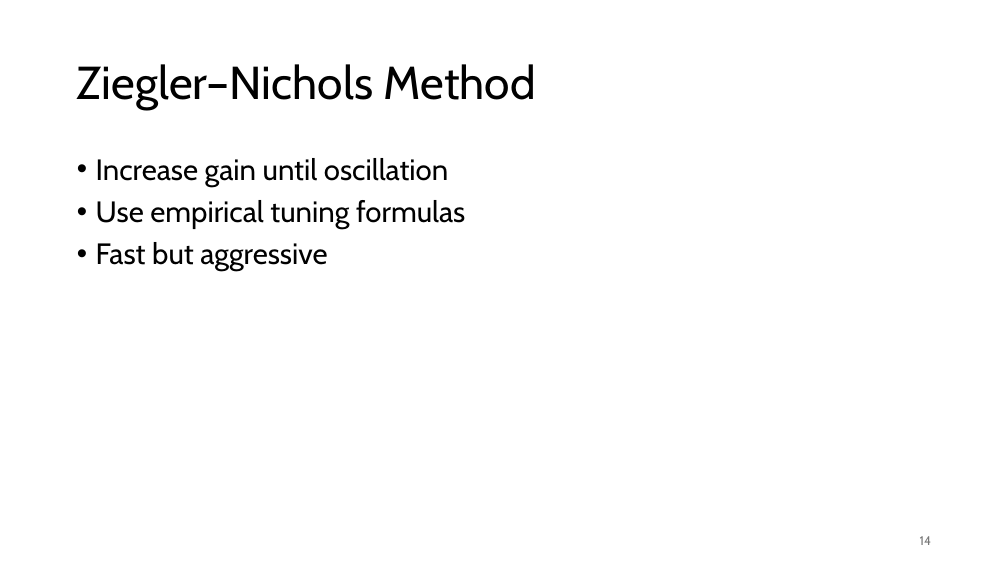
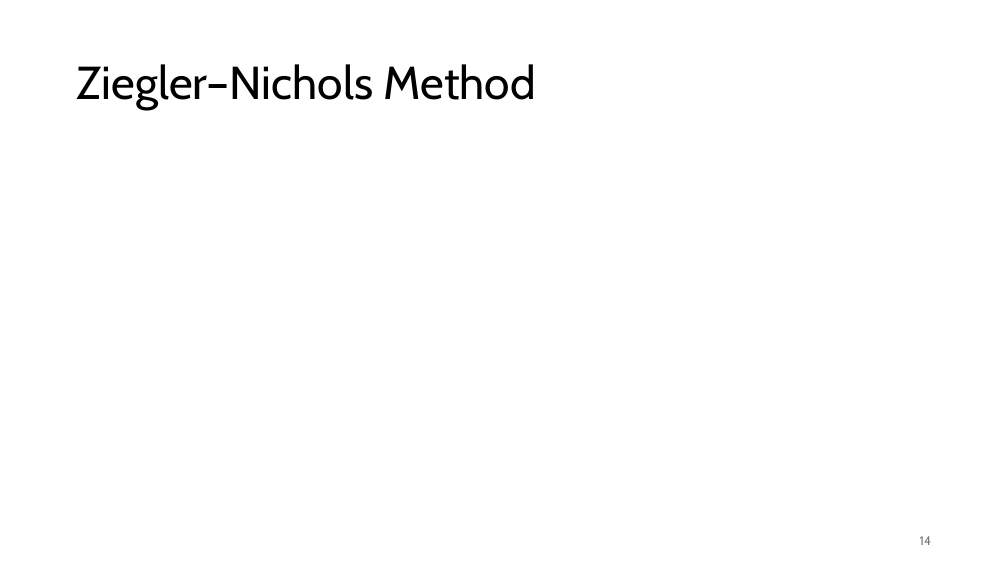
Before and after one commit to FelixWick/control_engineering, a slide deck: slide 14 of slides/5_controller_design.pptx. Drawn at 1008x567 pixels with LibreOffice and Linux fonts; fonts in the diff are those of the drawing; grey boxes stand for pictures. Boxes give left, top, right and bottom in pixels: in the first picture for what was removed or moved away, otherwise in the second. Text is boxed around its words. In the diff, an @@ line names an element or a change of style, - is before the commit and + after.

Commit message:
Ziegler-Nichols and T-Sum

```diff
--- a/slides/5_controller_design.pptx
+++ b/slides/5_controller_design.pptx
@@ text removed at bbox=[96, 158, 465, 271] @@
-• Increase gain until oscillation
-• Use empirical tuning formulas
-• Fast but aggressive
```
Also in this commit, not shown: 1 other slide changed, 2 slides added, 2 other files.
